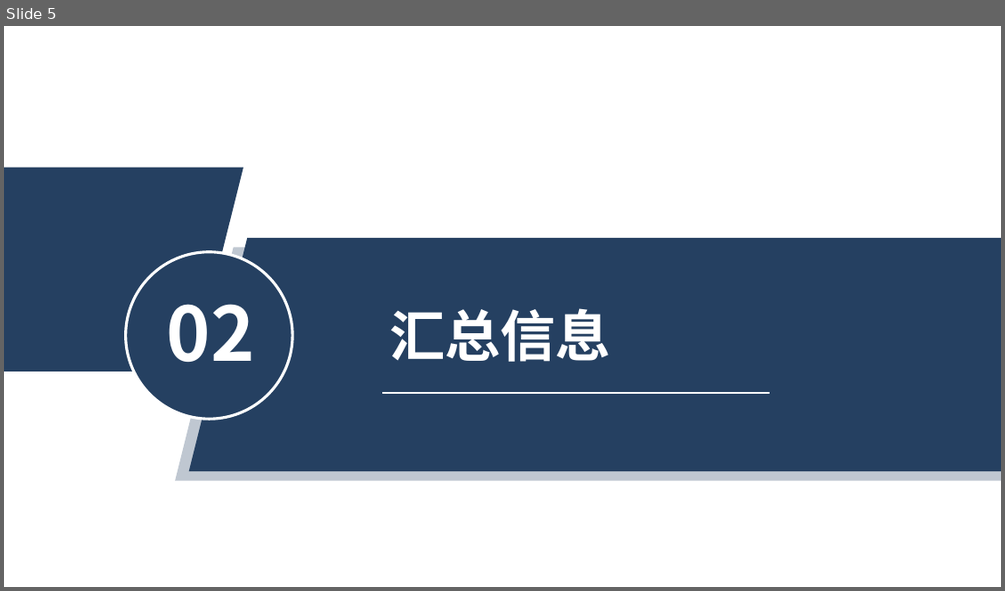
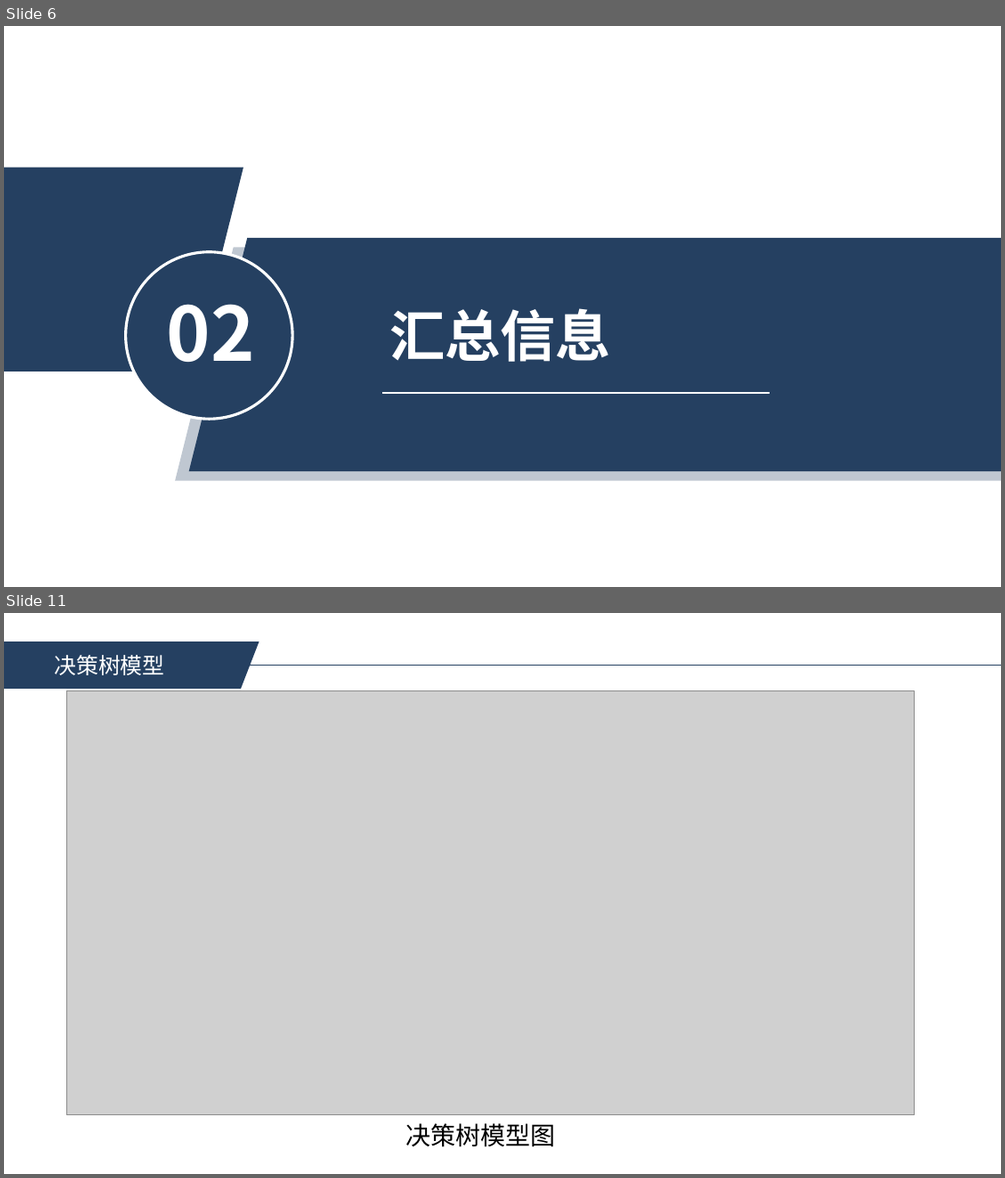
Before and after one commit to impossible03/Computer-Vision-homework, a slide deck: 04-刘宇-project1.pptx. Shown one above the other, each under a label of ours: slide 5 before the commit, slides 6 and 11 after it; the slides between them are not shown. The pictures are 1005x591 and 1005x1178 pixels, drawn with LibreOffice and Linux fonts; fonts in the diff are those of the drawing; grey boxes stand for pictures. Boxes give left, top, right and bottom in pixels: in the first picture for what was removed or moved away, otherwise in the second. Text is boxed around its words. In the diff, an @@ line names an element or a change of style, - is before the commit and + after.

```diff
--- a/04-刘宇-project1.pptx
+++ b/04-刘宇-project1.pptx
@@ slide 11 added at bbox=[4, 613, 1001, 1174], background #FFFFFF @@
@@ line added from (4, 665) to (1001, 665), #254061 1 pt @@
@@ parallelogram added at bbox=[4, 641, 259, 689], fill #254061 @@
@@ text added at bbox=[55, 655, 165, 675], 16 pt, text #FFFFFF @@
+决策树模型
@@ picture added at bbox=[67, 690, 914, 1114] @@
@@ text added at bbox=[406, 1123, 556, 1147], 18 pt, text #000000 @@
+决策树模型图
@@ what was slide 5 is now slide 6 @@
```
Also in this commit, not shown: 3 slides changed, 8 other slides added, 1 slide removed, 1 other file.
